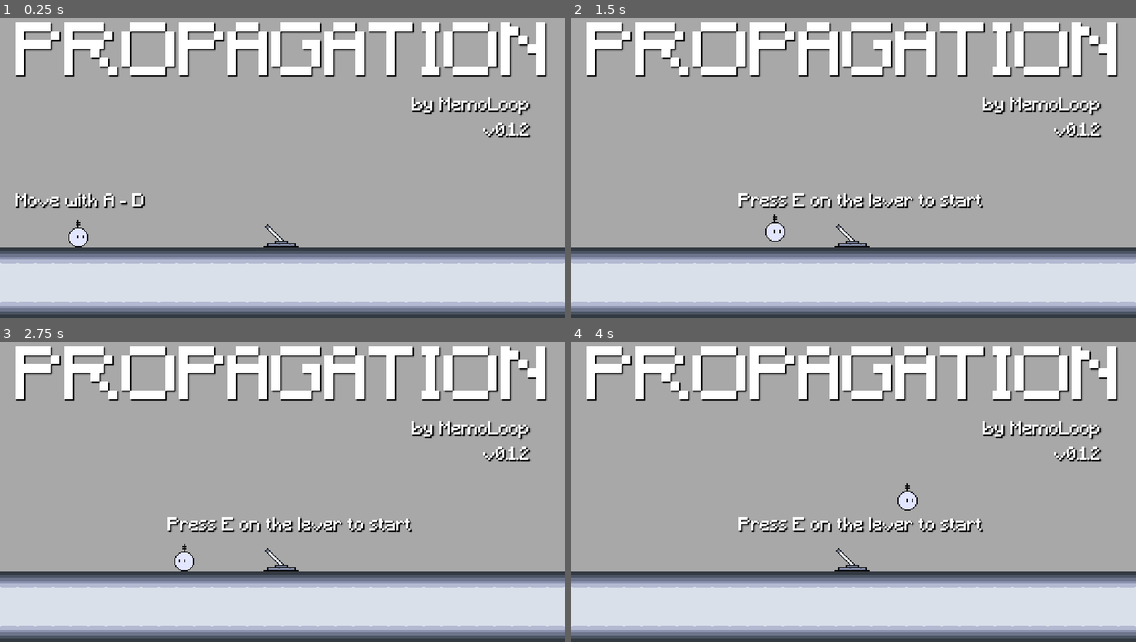
Above: before the commit, frames 1-4 (two rows, left to right).
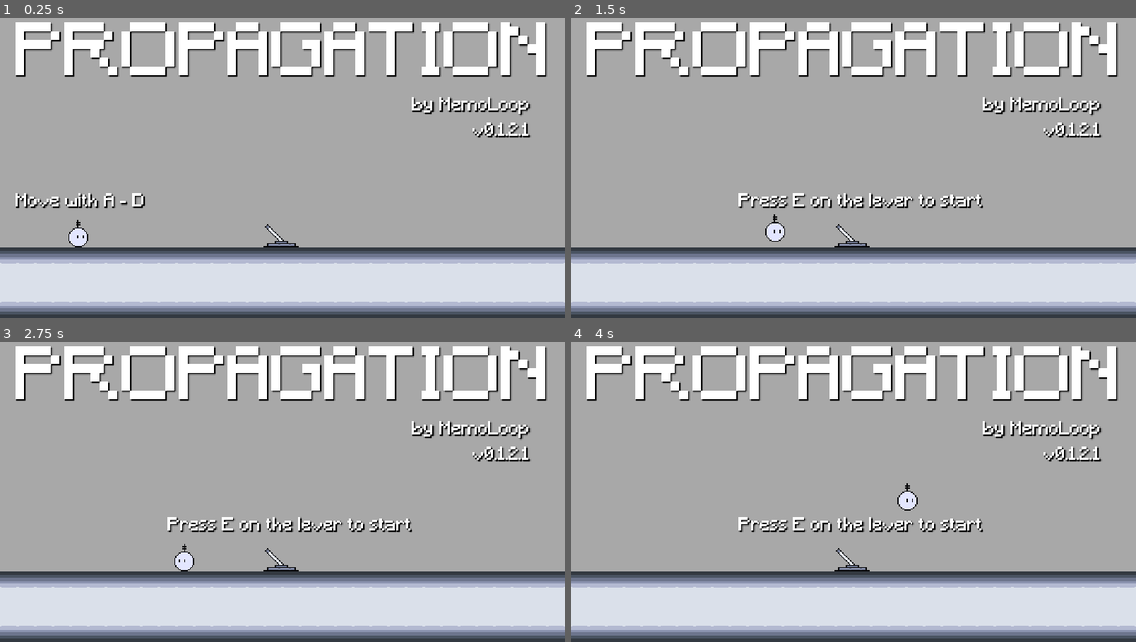
Above: after the commit, the same moments.

Repository: memoloop/ld-59
Game: Godot game, scene res://scenes/title_screen/title_screen.tscn
The game is run twice, just before and just after one commit, with the same random seed, the same clock (stepped at 60 frames per second) and the same inputs.
Inputs:
- Up to frame 1 (0.25 s): no input
- Up to frame 2 (1.5 s): tap Enter at 0.5 s; hold Q (emit_signal) 0.53-1.28 s; hold D (move_right) from 0.53 s (still down); tap Space (jump) at 0.77 s; tap E (interact) at 1.25, 1.35 s
- Up to frame 3 (2.75 s): tap Space (jump) at 1.52 s; tap E (interact) at 2 s; release D (move_right) at 2.03 s; hold A (move_left) from 2.03 s (still down); hold Q (emit_signal) from 2.03 s (still down)
- Up to frame 4 (4 s): tap E (interact) at 2.75, 2.85, 3.5 s; release A (move_left) at 2.78 s; release Q (emit_signal) at 2.78 s; hold D (move_right) from 2.78 s (still down); tap Space (jump) at 3.02, 3.77 s; hold Q (emit_signal) from 3.53 s (still down)

The runs differ from the first frame. In frame 1, 0.3% of the frame differs, in the area x 83-94%, y 34-40%; in frame 2, 0.3%; in frame 3, 0.3%; in frame 4, 0.3%.

Commit message:
fix: "AudioStreamPlayer.autoplay = true"

Diff:
--- a/project.godot
+++ b/project.godot
@@ -11,7 +11,7 @@
 [application]
 
 config/name="Propagation"
-config/version="0.1.2"
+config/version="0.1.2.1"
 run/main_scene="uid://bt1j3uvqp3xai"
 config/features=PackedStringArray("4.6", "GL Compatibility")
 boot_splash/show_image=false
--- a/scenes/game/game.tscn
+++ b/scenes/game/game.tscn
@@ -226,6 +226,7 @@
 [node name="AudioStreamPlayer" type="AudioStreamPlayer" parent="." unique_id=740767741]
 stream = ExtResource("11_kvpfn")
 volume_db = -10.0
+autoplay = true
 parameters/looping = true
 
 [connection signal="stamina_changed" from="Player" to="." method="_on_player_stamina_changed"]
Not shown, changed: export_presets.cfg
Not shown, changed: CHANGELOG.md
